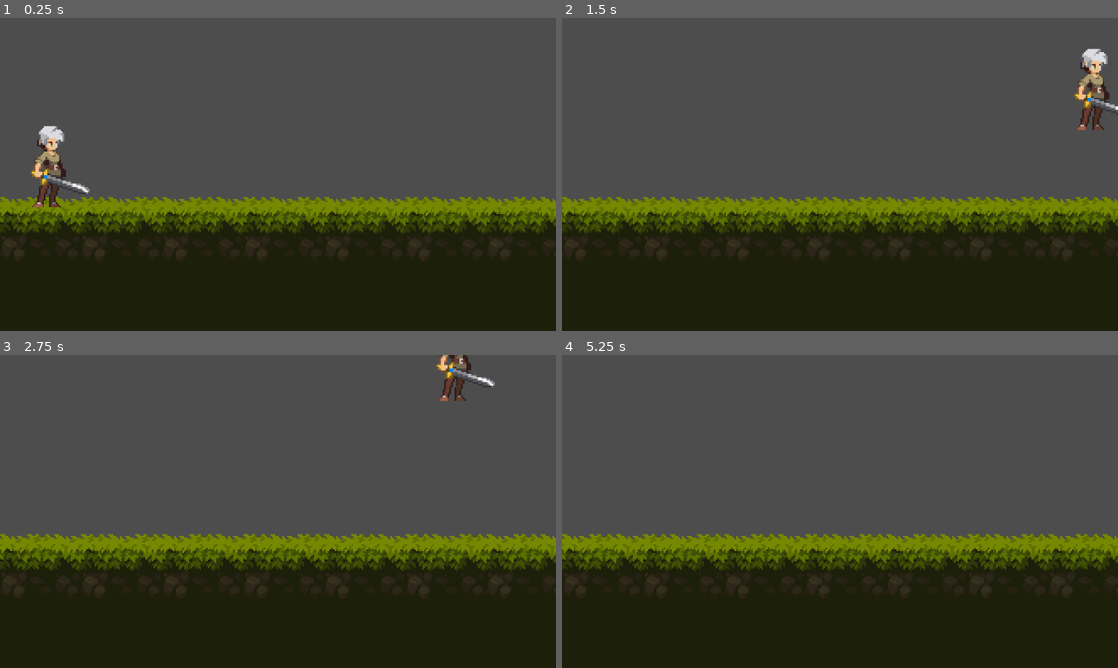
Above: before the commit, frames 1-4 (two rows, left to right).
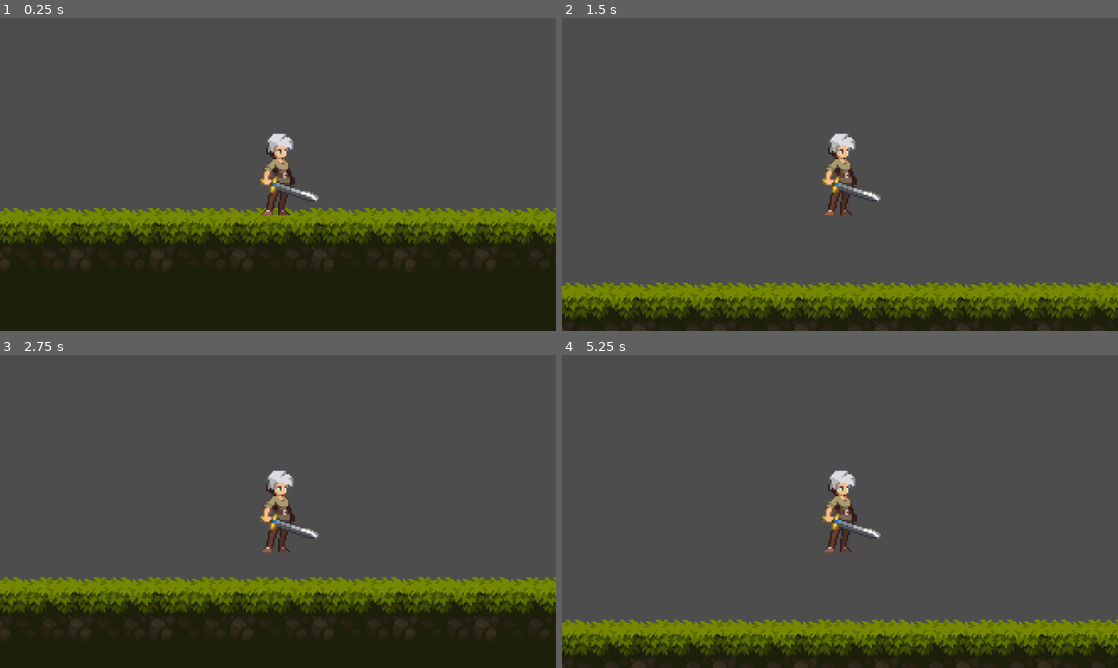
Above: after the commit, the same moments.

Repository: omkarshinde7613/Gloomwood-Gauntlet
Game: Godot game, scene res://levels/test_level.tscn
Two runs of this game, one before a commit and one after it. Both use one fixed random seed, a clock stepped at 60 frames per second and the inputs below.
Inputs:
- Up to frame 1 (0.25 s): no input
- Up to frame 2 (1.5 s): tap Enter (ui_accept) at 0.5, 0.6 s; hold Right (ui_right) from 0.53 s (still down); tap Space (jump, bound only after the commit) at 0.77, 0.8, 1.07, 1.35 s
- Up to frame 3 (2.75 s): tap Space (jump, bound only after the commit) at 1.52, 1.82, 2.3 s; tap Enter (ui_accept) at 1.55, 2.1 s; release Right (ui_right) at 2.03 s; hold Left (ui_left) from 2.03 s (still down)
- Up to frame 4 (5.25 s): release Left (ui_left) at 2.78 s; hold Right (ui_right) 2.78-4.28 s; tap Alt at 2.85 s; tap Space (jump, bound only after the commit) at 3.02, 3.32, 3.77, 3.8, 4.07, 4.52, 4.82, 5.1 s; tap Enter (ui_accept) at 3.05, 4.35 s; tap Shift at 3.6 s; hold Left (ui_left) 4.28-5.03 s; hold Right (ui_right) from 5.03 s (still down)

The runs differ from the first frame. In frame 1, 12% of the frame differs, in the area x 0-100%, y 34-77%; in frame 2, 37%, in the area x 0-100%, y 9-100%; in frame 3, 23%; in frame 4, 36%.

Commit message:
implement character movement and jump

Diff:
--- a/Character/player.gd
+++ b/Character/player.gd
@@ -1,25 +1,38 @@
 extends CharacterBody2D
 
+@export var speed : float = 150.0
+@export var jump_velocity : float = -150.0
+@export var double_jumped : float = -100
 
-const SPEED = 300.0
-const JUMP_VELOCITY = -400.0
+
+var gravity = ProjectSettings.get_setting("physics/2d/default_gravity")
+var has_double_jumped : bool = false
 
 
 func _physics_process(delta: float) -> void:
 	# Add the gravity.
 	if not is_on_floor():
 		velocity += get_gravity() * delta
+	else:
+		has_double_jumped = false
 
 	# Handle jump.
-	if Input.is_action_just_pressed("ui_accept") and is_on_floor():
-		velocity.y = JUMP_VELOCITY
+	if Input.is_action_just_pressed("jump") :
+		if is_on_floor():
+			#normal jump
+			velocity.y = jump_velocity
+			has_double_jumped = false
+		elif not has_double_jumped:
+			#double jump in air
+			velocity.y = jump_velocity
+			has_double_jumped = true
 
 	# Get the input direction and handle the movement/deceleration.
 	# As good practice, you should replace UI actions with custom gameplay actions.
-	var direction := Input.get_axis("ui_left", "ui_right")
+	var direction := Input.get_axis("left", "right")
 	if direction:
-		velocity.x = direction * SPEED
+		velocity.x = direction * speed
 	else:
-		velocity.x = move_toward(velocity.x, 0, SPEED)
+		velocity.x = move_toward(velocity.x, 0, speed)
 
 	move_and_slide()
--- a/levels/test_level.tscn
+++ b/levels/test_level.tscn
@@ -504,3 +504,9 @@
 
 [node name="Player" parent="." instance=ExtResource("2_x25rp")]
 position = Vector2(29, 72)
+
+[node name="RemoteTransform2D" type="RemoteTransform2D" parent="Player"]
+remote_path = NodePath("../../Camera2D")
+
+[node name="Camera2D" type="Camera2D" parent="."]
+position = Vector2(29, 72)
--- a/project.godot
+++ b/project.godot
@@ -22,6 +22,38 @@
 
 enabled=PackedStringArray("res://addons/godot_super-wakatime/plugin.cfg")
 
+[input]
+
+up={
+"deadzone": 0.2,
+"events": [Object(InputEventKey,"resource_local_to_scene":false,"resource_name":"","device":-1,"window_id":0,"alt_pressed":false,"shift_pressed":false,"ctrl_pressed":false,"meta_pressed":false,"pressed":false,"keycode":0,"physical_keycode":87,"key_label":0,"unicode":119,"location":0,"echo":false,"script":null)
+]
+}
+down={
+"deadzone": 0.2,
+"events": [Object(InputEventKey,"resource_local_to_scene":false,"resource_name":"","device":-1,"window_id":0,"alt_pressed":false,"shift_pressed":false,"ctrl_pressed":false,"meta_pressed":false,"pressed":false,"keycode":0,"physical_keycode":83,"key_label":0,"unicode":115,"location":0,"echo":false,"script":null)
+]
+}
+left={
+"deadzone": 0.2,
+"events": [Object(InputEventKey,"resource_local_to_scene":false,"resource_name":"","device":-1,"window_id":0,"alt_pressed":false,"shift_pressed":false,"ctrl_pressed":false,"meta_pressed":false,"pressed":false,"keycode":0,"physical_keycode":65,"key_label":0,"unicode":97,"location":0,"echo":false,"script":null)
+]
+}
+right={
+"deadzone": 0.2,
+"events": [Object(InputEventKey,"resource_local_to_scene":false,"resource_name":"","device":-1,"window_id":0,"alt_pressed":false,"shift_pressed":false,"ctrl_pressed":false,"meta_pressed":false,"pressed":false,"keycode":0,"physical_keycode":68,"key_label":0,"unicode":100,"location":0,"echo":false,"script":null)
+]
+}
+jump={
+"deadzone": 0.2,
+"events": [Object(InputEventKey,"resource_local_to_scene":false,"resource_name":"","device":-1,"window_id":0,"alt_pressed":false,"shift_pressed":false,"ctrl_pressed":false,"meta_pressed":false,"pressed":false,"keycode":0,"physical_keycode":32,"key_label":0,"unicode":32,"location":0,"echo":false,"script":null)
+]
+}
+
+[physics]
+
+2d/default_gravity=490.0
+
 [rendering]
 
 textures/canvas_textures/default_texture_filter=0
